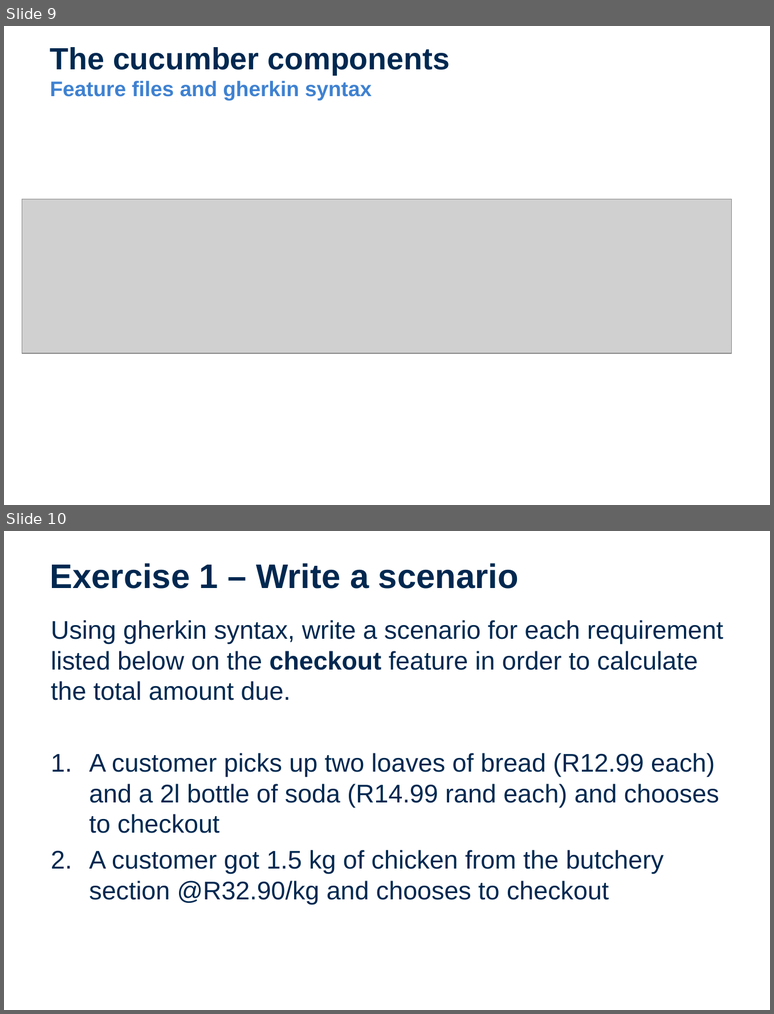
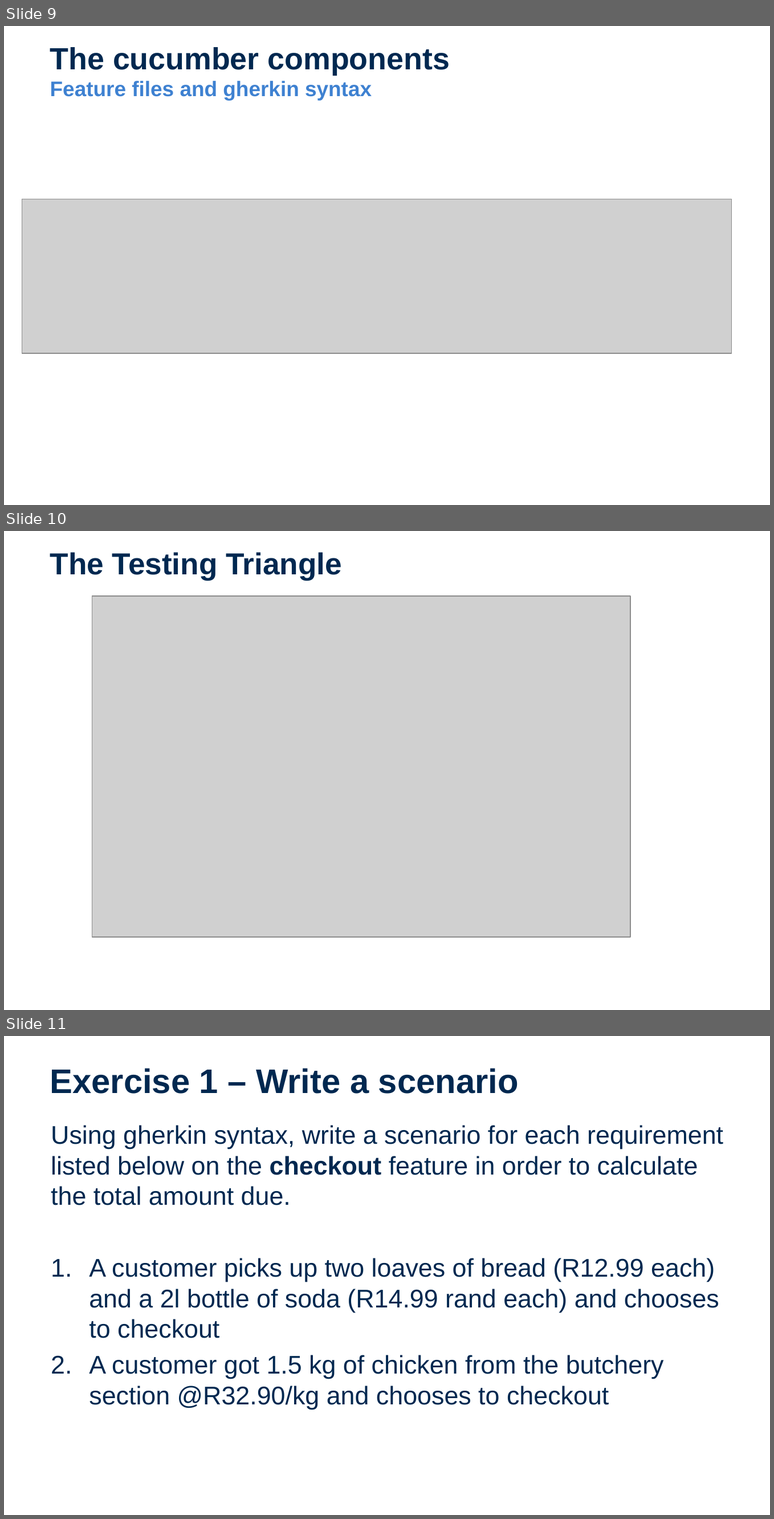
Before and after one commit to ulrich-matthiae/Dojo_BDD, a slide deck: content/Entelect - BDD - Dojo - 2017.pptx. Shown one above the other, each under a label of ours: slides 9 and 10 before the commit, slides 9, 10 and 11 after it. The pictures are 774x1014 and 774x1519 pixels, drawn with LibreOffice and Linux fonts; fonts in the diff are those of the drawing; grey boxes stand for pictures; background and template pictures are left out. Boxes give left, top, right and bottom in pixels: in the first picture for what was removed or moved away, otherwise in the second. Text is boxed around its words. In the diff, an @@ line names an element or a change of style, - is before the commit and + after.

Commit message:
Added slide with testing triangle.

```diff
--- a/content/Entelect - BDD - Dojo - 2017.pptx
+++ b/content/Entelect - BDD - Dojo - 2017.pptx
@@ slide 10 added at box(4, 531, 770, 1010), background #FFFFFF @@
@@ title added at box(50, 552, 342, 580), 28.5 pt, text #002850, bold @@
+The Testing Triangle
@@ picture added at box(92, 596, 630, 937) @@
@@ what was slide 10 is now slide 11 @@
```
